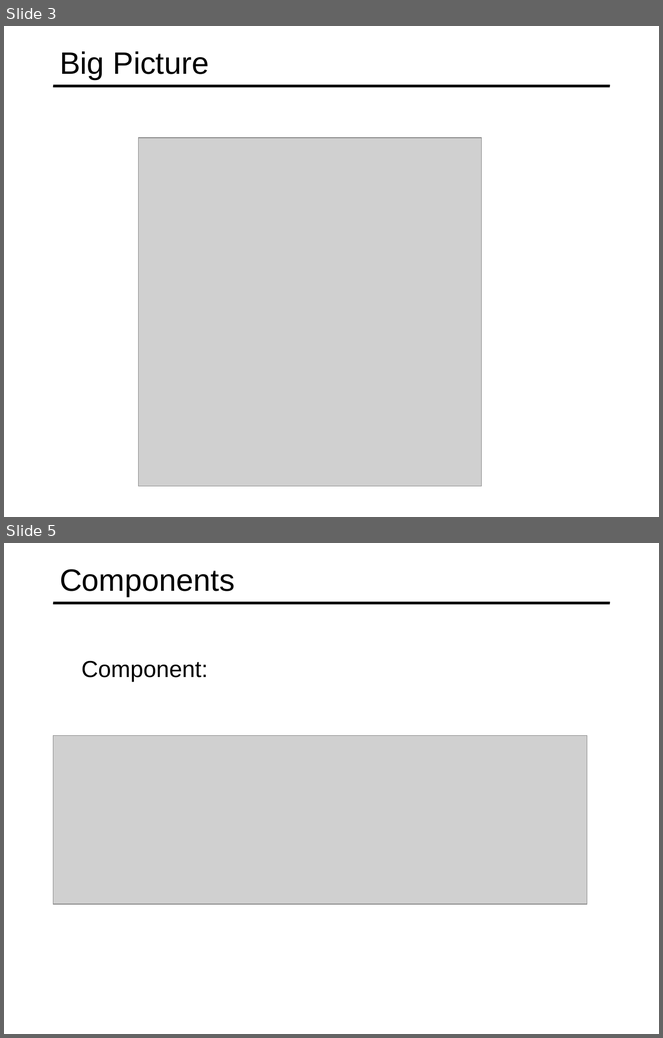
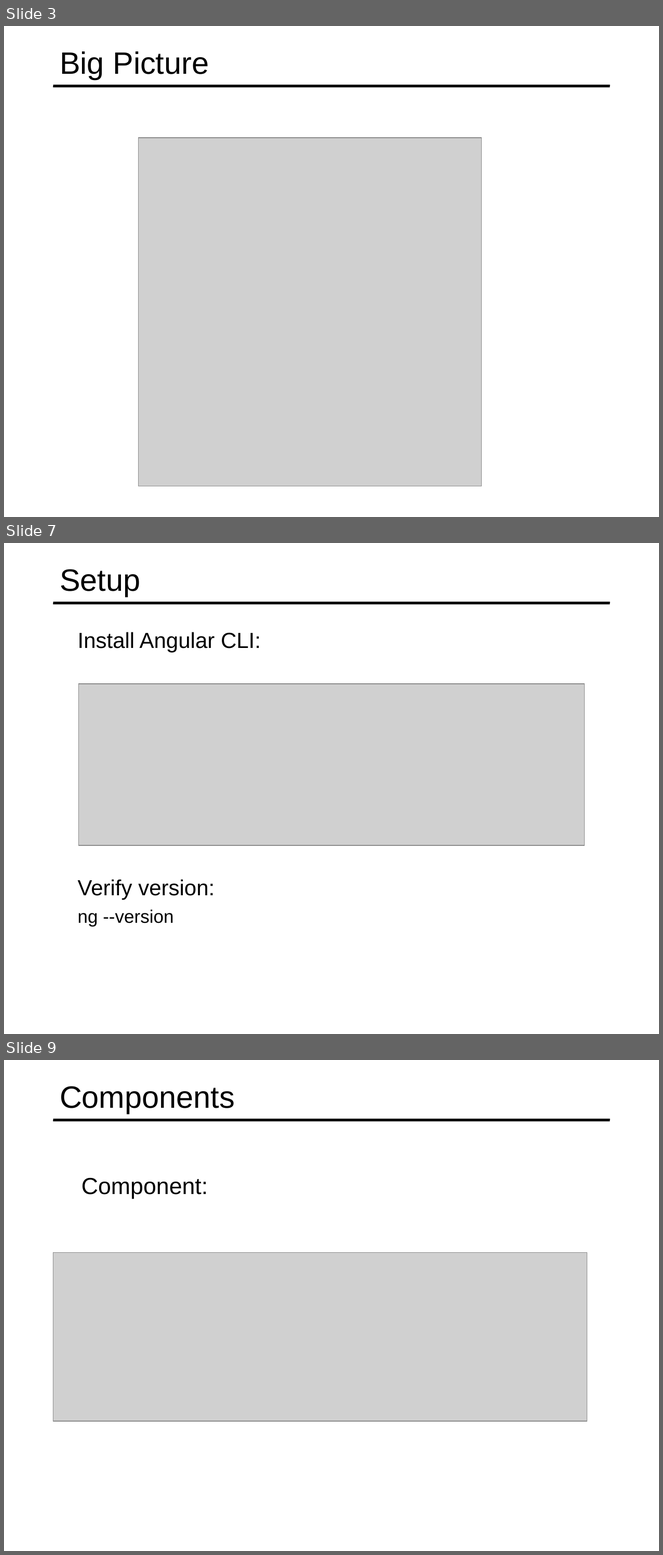
Before and after one commit to specter01wj/Jago_Link_Training, a slide deck: Angular/Angular12/Angular Advanced Course/Essentials/1.Fundamentals/L1_Fundamentals.ppt. Shown one above the other, each under a label of ours: slides 3 and 5 before the commit, slides 3, 7 and 9 after it; the slides between them are not shown. The pictures are 663x1038 and 663x1555 pixels, drawn with LibreOffice and Linux fonts; fonts in the diff are those of the drawing; grey boxes stand for pictures. Boxes give left, top, right and bottom in pixels: in the first picture for what was removed or moved away, otherwise in the second. Text is boxed around its words. In the diff, an @@ line names an element or a change of style, - is before the commit and + after.

```diff
--- a/Angular/Angular12/Angular Advanced Course/Essentials/1.Fundamentals/L1_Fundamentals.ppt
+++ b/Angular/Angular12/Angular Advanced Course/Essentials/1.Fundamentals/L1_Fundamentals.ppt
@@ slide 7 added at (4, 543, 659, 1034), background #FFFFFF; not listed: 1 template element that a slide beside it also shows @@
@@ title added at (60, 569, 140, 596), 34 pt, text #000000 @@
+Setup
@@ text added at (78, 632, 261, 652), 24 pt, text #000000 @@
+  Install Angular CLI:
@@ picture added at (79, 684, 585, 846) @@
@@ text added at (78, 879, 215, 926), 24 pt, text #000000 @@
+  Verify version:
+  ng --version
@@ what was slide 5 is now slide 9 @@
```
Also in this commit, not shown: 1 slide changed, 3 other slides added, 3 other files.
